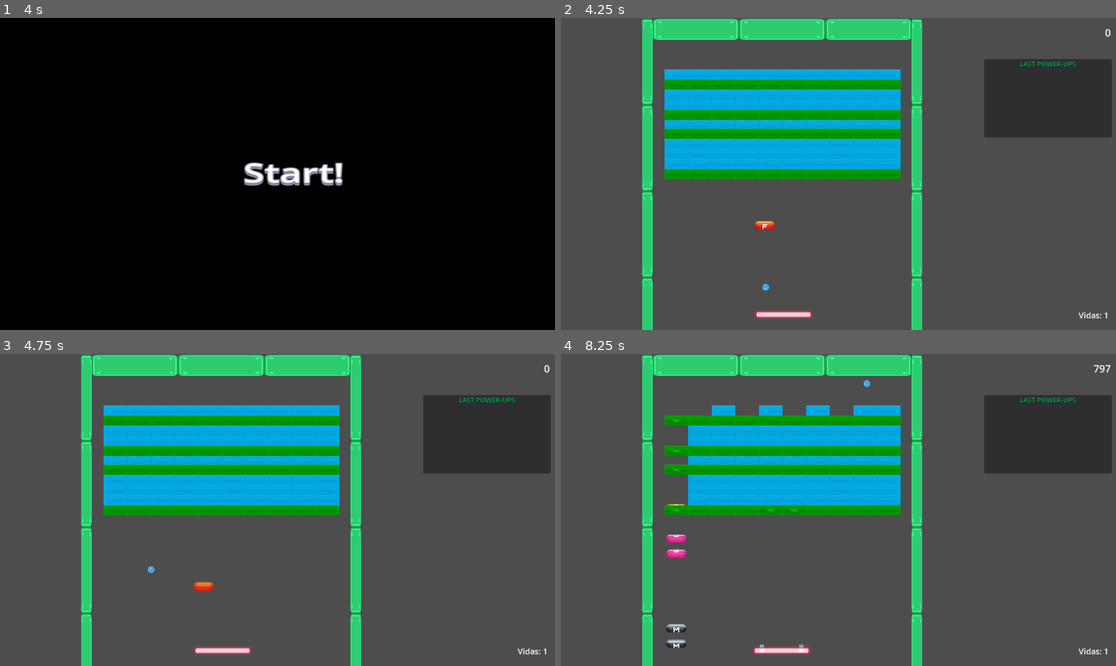
Above: before the commit, frames 1-4 (two rows, left to right).
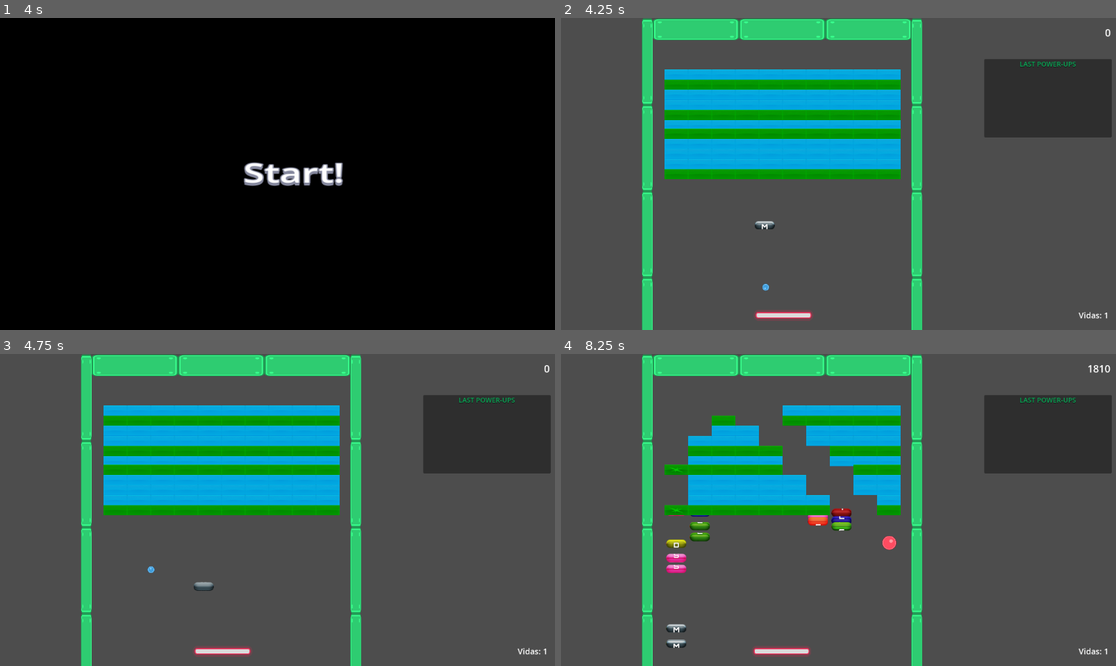
Above: after the commit, the same moments.

Repository: Asmatu-cell/godot.test.arkanoid-clon
Game: Godot game, scene res://Scenes/UI/main_menu.tscn
Same seed, same stepped clock (60 frames per second), same inputs: the game is played once before the commit and once after it.
Inputs:
- Up to frame 1 (4 s): click "Start game" at 0.5 s; click "Start game" at 1.25 s; tap Space (disparo) at 2.1, 3.5 s; tap Enter at 2.75 s; tap Left (lpad) at 2.85 s; tap Right (rpad) at 3.6 s
- Up to frame 2 (4.25 s): no input
- Up to frame 3 (4.75 s): tap Space (disparo) at 4.35 s
- Up to frame 4 (8.25 s): tap one key every 0.75 s from 5.1 s: Left (lpad) Right (rpad) Space (disparo) Left (lpad) Right (rpad)

Frame 1 is identical in both runs. In frame 2, 0.3% of the frame differs, in the area x 34-46%, y 65-98%; in frame 3, 0.3%; in frame 4, 5.3%, in the area x 18-99%, y 3-98%.

Commit message:
Ajusto rebote tabla

Diff:
--- a/Scenes/Niveles/nivel_1.tscn
+++ b/Scenes/Niveles/nivel_1.tscn
@@ -386,4 +386,4 @@
 
 [node name="PowerUp" parent="." instance=ExtResource("8_6eof7")]
 position = Vector2(364, 588)
-force_type = "Fire"
+force_type = "Metal"
--- a/Scenes/PowerUps/PowerUp.gd
+++ b/Scenes/PowerUps/PowerUp.gd
@@ -125,7 +125,7 @@
 	if animation != "":
 		newAnimation = animation
 
-	print("func set_animation: ", animation, newAnimation)
+	#print("func set_animation: ", animation, newAnimation)
 	$PowerUpAnimation.animation = newAnimation
 
 func get_texture() -> CompressedTexture2D:
--- a/Scenes/pelota/pelota.gd
+++ b/Scenes/pelota/pelota.gd
@@ -21,7 +21,6 @@
 
 func _process(delta: float) -> void:
 	if ON_CONTACT == false:
-		pass
 		$BallBlueSmall.rotate(round(velocity.y * PI / delta))
 
 func _physics_process(delta: float) -> void:
@@ -43,33 +42,58 @@
 	if DESTROYER_MODE && collision.get_collider().has_signal("hit"):
 		return
 
-	# Ajustar la dirección tras el rebote
-	velocity = velocity.bounce(collision.get_normal())
-
-		# Calcular el ángulo de la nueva velocidad
-	var angle = velocity.angle()
-	# Definir el ángulo mínimo en radianes (por ejemplo, 15 grados = 0.261799 radianes)
-	var min_angle = deg_to_rad(15)
-
-	# Si el ángulo de la velocidad es menor que el ángulo mínimo, ajustamos la dirección
-	if abs(angle) < min_angle:
-		velocity = velocity.rotated(min_angle * sign(angle))
+	# Diferente comportamiento de rebote según con qué choque
+	var collider = collision.get_collider()
+	if (collider.name == "Tabla"):
+		rebotar_en_tabla(collision)
+	else:
+		rebotar_en_otro(collision)
 
 	# Incrementar la velocidad tras el rebote
-	var new_speed = velocity.length() + SPEED_INCREMENT
-	if new_speed > MAX_SPEED:
-		new_speed = MAX_SPEED  # Limitar a velocidad máxima
-
-	CURRENT_SPEED = new_speed
-	velocity = velocity.normalized() * new_speed
+	ajustar_velocidad()
 
 	if collision.get_collider().has_method("is_sticky") && collision.get_collider().call("is_sticky"):
 		ON_CONTACT = true
 		collision.get_collider().call("add_sticked_element", self)
 		return
 
-	GameController.points_add(1)
 	$Rebote.play()
+
+func rebotar_en_tabla(collision: KinematicCollision2D):
+	GameController.points_add(5)
+	var tabla:CharacterBody2D = collision.get_collider()
+	var collision_shape = tabla.get_node("CollisionShape2D")
+
+	var width = collision_shape.shape.extents.y * collision_shape.scale.y * 2 * tabla.scale.x  # Ajusta por la escala
+
+	# Calcula la posición relativa del impacto (-1 para borde izquierdo, 1 para borde derecho)
+	var relative_contact = (position.x - tabla.position.x) / (width / 2)
+
+	# Calcula el ángulo de rebote
+	var base_angle = deg_to_rad(90)  # Rebote hacia arriba
+	var angle_offset = deg_to_rad(45) * relative_contact *-1 # Ajuste basado en el impacto relativo
+	var new_angle = base_angle + angle_offset
+
+# Actualiza la velocidad con el nuevo ángulo
+	velocity = velocity.length() * Vector2(cos(new_angle), -sin(new_angle))
+
+# Información de depuración
+	print("relative_contact: ", relative_contact,
+		" new_angle: ", rad_to_deg(new_angle),
+		" velocity: ", velocity)
+
+func rebotar_en_otro(collision: KinematicCollision2D):
+	# Ajustar la dirección tras el rebote
+	velocity = velocity.bounce(collision.get_normal())
+
+	# Calcular el ángulo de la nueva velocidad
+	var angle = velocity.angle()
+	var min_angle = deg_to_rad(15)
+
+	# Si el ángulo de la velocidad es menor que el ángulo mínimo, ajustamos la dirección
+	if abs(angle) < min_angle:
+		velocity = velocity.rotated(min_angle * sign(angle))
+	pass
 
 func _on_ball_transform() -> void:
 	DESTROYER_MODE = true
@@ -89,7 +113,7 @@
 		$CollisionShape2D.scale.y = 1.5 + 0.55 * t
 		await get_tree().process_frame
 
-	print("Transición completada")
+	#print("Transición completada")
 	await get_tree().process_frame
 
 	await _return_ball_to_normal(2.5)
@@ -114,7 +138,15 @@
 		await get_tree().process_frame
 	#endwhile
 
-
 func _on_ball_end_contact() -> void:
 	ON_CONTACT = false
 	pass # Replace with function body.
+
+
+func ajustar_velocidad():
+	var new_speed = velocity.length() + SPEED_INCREMENT
+	if new_speed > MAX_SPEED:
+		new_speed = MAX_SPEED  # Limitar a velocidad máxima
+	CURRENT_SPEED = new_speed
+
+	velocity = velocity.normalized() * new_speed
--- a/Scenes/tabla/tabla.tscn
+++ b/Scenes/tabla/tabla.tscn
@@ -7,8 +7,8 @@
 [ext_resource type="AudioStream" uid="uid://5ghupy0kg4co" path="res://Assets/sounds/nes sounds/coin.ogg" id="4_gkuc5"]
 [ext_resource type="AudioStream" uid="uid://dnd1ca63r0jk5" path="res://Assets/sounds/nes sounds/bomb.ogg" id="6_ur7in"]
 
-[sub_resource type="RectangleShape2D" id="RectangleShape2D_wdy0h"]
-size = Vector2(46, 59.5)
+[sub_resource type="RectangleShape2D" id="RectangleShape2D_s21tl"]
+size = Vector2(46, 60)
 
 [sub_resource type="Gradient" id="Gradient_c0ai3"]
 offsets = PackedFloat32Array(0, 0.241071, 0.991071, 1)
@@ -148,12 +148,11 @@
 
 [node name="CollisionShape2D" type="CollisionShape2D" parent="."]
 rotation = 1.5708
-scale = Vector2(0.4, -2.75)
-shape = SubResource("RectangleShape2D_wdy0h")
+scale = Vector2(0.4, 2.75)
+shape = SubResource("RectangleShape2D_s21tl")
 one_way_collision_margin = 2.0
 
 [node name="Laser" type="Sprite2D" parent="CollisionShape2D"]
-position = Vector2(-5, 0)
 scale = Vector2(2, 0.25)
 texture = ExtResource("1_ywqq3")
 
--- a/game_controller.gd
+++ b/game_controller.gd
@@ -87,7 +87,6 @@
 
 func check_remaining_blocks_for_next_level():
 	var remaining_blocks = get_tree().get_nodes_in_group("bloques_destruibles")
-	print(remaining_blocks.size())
 	if (remaining_blocks.size() < 1):
 		GameController.change_scene_to_next()
 
